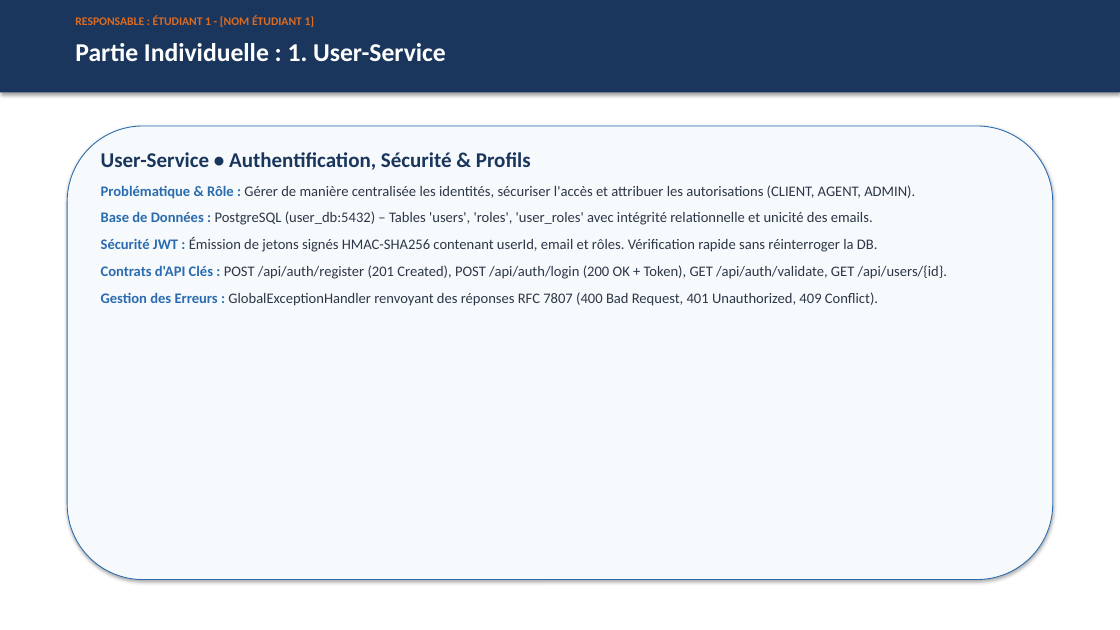
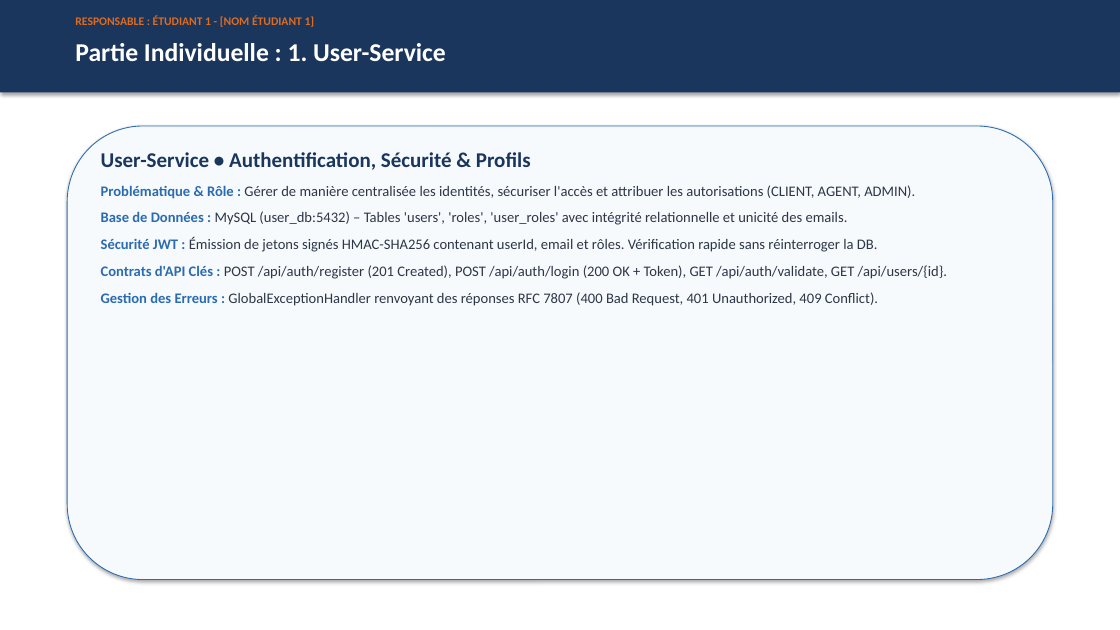
Before and after one commit to rayansayari/awd, a slide deck: slide 7 of Documentation/Presentation/Presentation_Seance4_CarRental.pptx. Drawn at 1120x630 pixels with LibreOffice and Linux fonts; fonts in the diff are those of the drawing. Boxes give left, top, right and bottom in pixels: in the first picture for what was removed or moved away, otherwise in the second. Text is boxed around its words. In the diff, an @@ line names an element or a change of style, - is before the commit and + after.

```diff
--- a/Documentation/Presentation/Presentation_Seance4_CarRental.pptx
+++ b/Documentation/Presentation/Presentation_Seance4_CarRental.pptx
@@ text at [101, 211, 848, 225]: text changed @@
-Base de Données : PostgreSQL (user_db:5432) – Tables 'users', 'roles', 'user_roles' avec intégrité relationnelle et unicité des emails.
+Base de Données : MySQL (user_db:5432) – Tables 'users', 'roles', 'user_roles' avec intégrité relationnelle et unicité des emails.
```
Also in this commit, not shown: 7 other slides changed, 34 other files.
